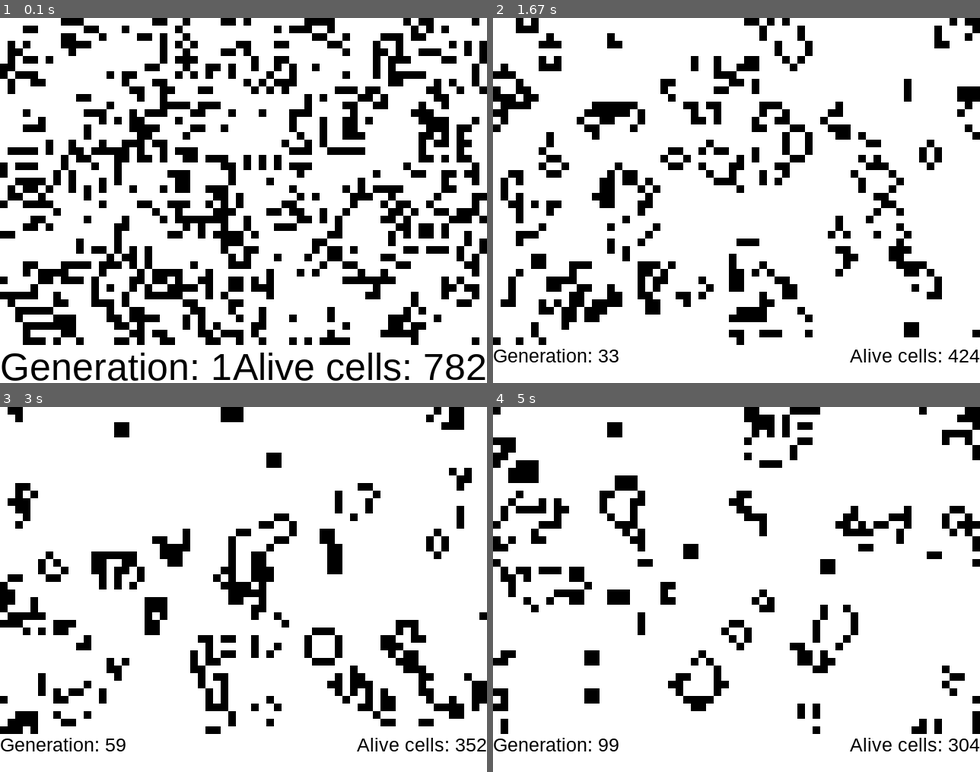
Above: before the commit, frames 1-4 (two rows, left to right).
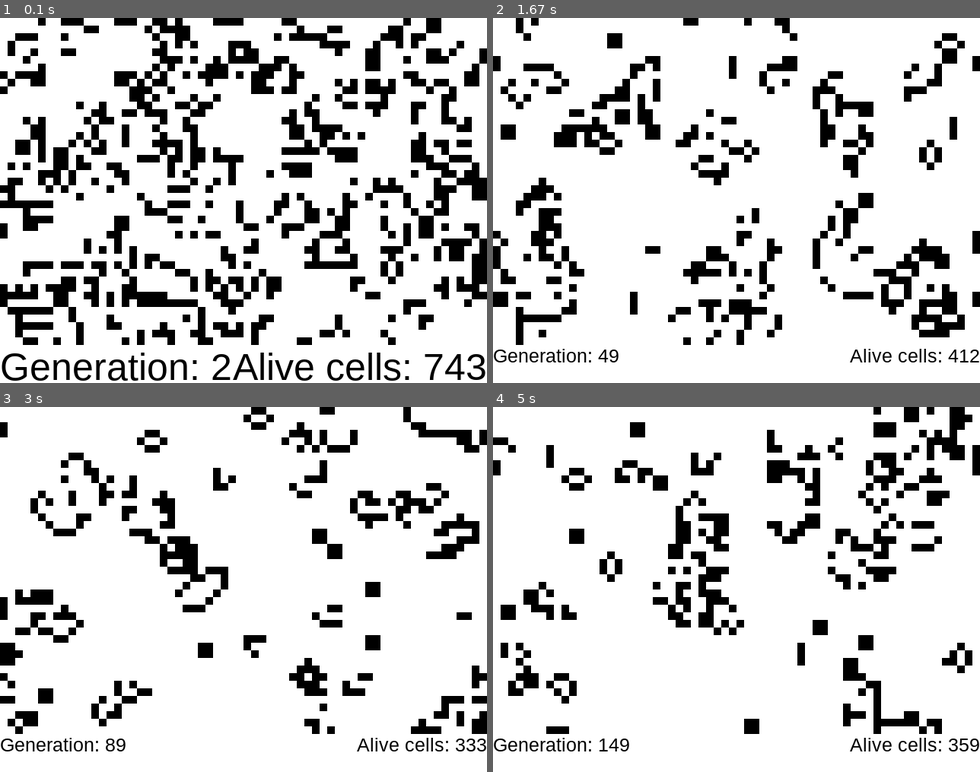
Above: after the commit, the same moments.

Repository: mzebrak/pygame-conways-game-of-life
Game: pygame game, started from __main__.py
Two runs of this game, one before a commit and one after it. Both use one fixed random seed, a clock stepped at 60 frames per second and the inputs below.
Inputs (mouse positions are in pixels of both pictures, inside the frame that each line leads up to):
- Up to frame 1 (0.1 s): no input
- Up to frame 2 (1.67 s): click (736, 200) at 0.38 s; click (619, 204) at 0.72 s
- Up to frame 3 (3 s): click (219, 684) at 2.05 s; click (228, 527) at 2.38 s; click (175, 512) at 2.72 s
- Up to frame 4 (5 s): click (887, 582) at 3.55 s; click (838, 523) at 3.88 s; click (590, 465) at 4.22 s; click (619, 655) at 4.55 s; click (629, 523) at 4.88 s

The runs differ from the first frame. In frame 1, 23% of the frame differs, in the area x 0-100%, y 0-100%; in frame 2, 22%; in frame 3, 19%; in frame 4, 20%.

Commit message:
cmd args, readme

Diff:
--- a/GameOfLife.py
+++ b/GameOfLife.py
@@ -1,3 +1,4 @@
+import os
 from math import floor
 import random
 import sys
@@ -8,7 +9,7 @@
 class GameOfLife:
 
     def __init__(self, screen_width=640, screen_height=480, menu_height=50, cell_size=10, dead_color=(255, 255, 255),
-                 alive_color=(0, 0, 0), max_fps=20):
+                 alive_color=(0, 0, 0), max_fps=30):
         """
         Initialize screen, initialize grid, set game settings, draw first frame
 
@@ -31,7 +32,9 @@
         self.cell_size = 1 if cell_size < 1 else cell_size
         self.dead_color = dead_color
         self.alive_color = alive_color
-        self.max_fps = 1 if max_fps < 1 else max_fps
+
+        if not self.max_fps_argv():
+            self.max_fps = 1 if max_fps < 1 else max_fps
 
         self.screen = pygame.display.set_mode((self.screen_width, self.screen_height))
 
@@ -55,6 +58,21 @@
         self.draw_grid()
         self.display_info()
         pygame.time.Clock().tick(self.max_fps)
+
+    def max_fps_argv(self):
+        """
+        A function that checks if startup arguments are correct and if it is - sets the max_fps
+        :return: True if max_fps was set by startup arguments, and False if was not
+        """
+        print('Number of arguments:', len(sys.argv), 'arguments.')
+        print('Argument List:', str(sys.argv))
+
+        if len(sys.argv) >= 3:
+            if sys.argv[1] == "--max_fps" and sys.argv[2].isnumeric() and int(sys.argv[2]) > 1:
+                self.max_fps = int(sys.argv[2])
+                return True
+
+        return False
 
     def set_grid(self, value=None):
         """
Not shown, changed: README.md
Binary file added: screenshots/launched.gif
Not shown, changed: gameoflife.bat
